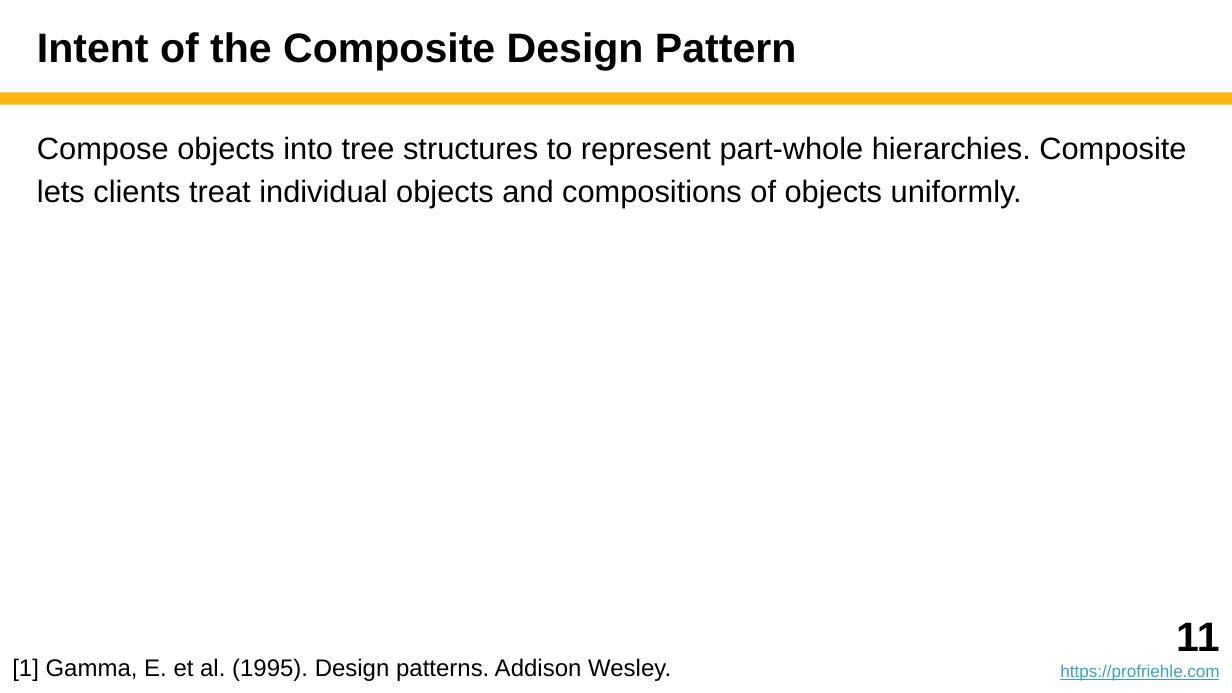
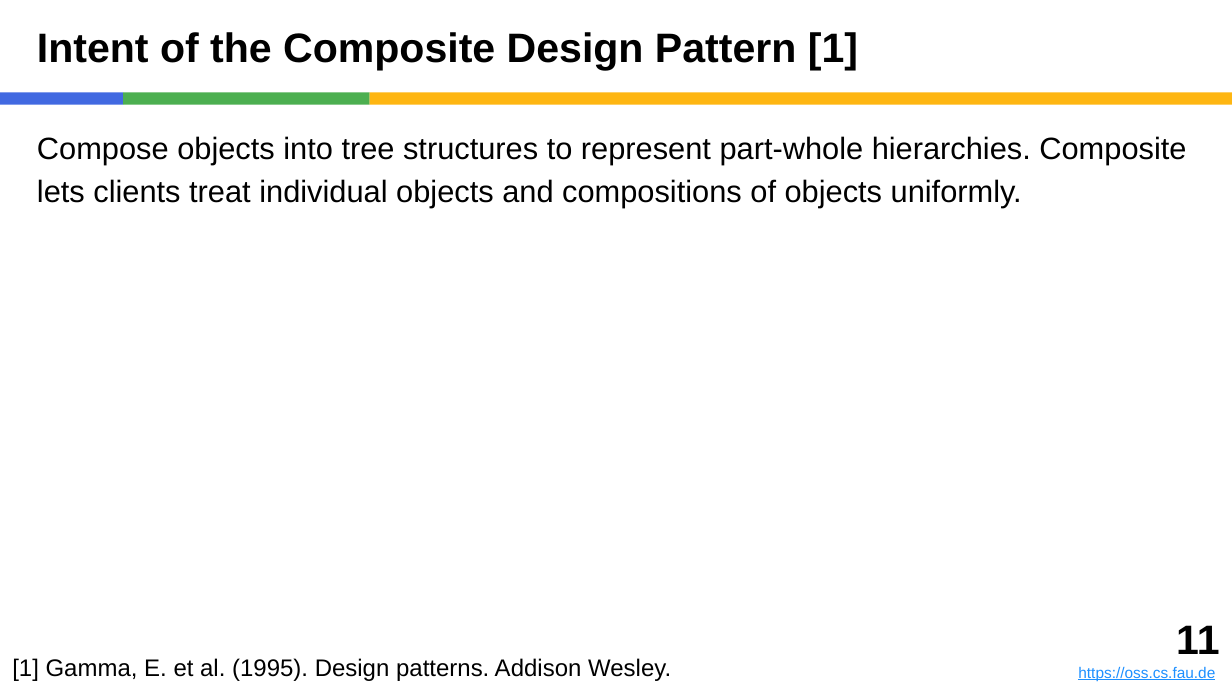
Before and after one commit to dirkriehle/adap-course, a slide deck: slide 11 of Lecture slides/ADAP D01 - Design Patterns.pptx. Drawn at 1232x693 pixels with LibreOffice and Linux fonts; fonts in the diff are those of the drawing. Boxes give left, top, right and bottom in pixels: in the first picture for what was removed or moved away, otherwise in the second. Text is boxed around its words. In the diff, an @@ line names an element or a change of style, - is before the commit and + after.

Commit message:
After programming section, preparing for design section

```diff
--- a/Lecture slides/ADAP D01 - Design Patterns.pptx
+++ b/Lecture slides/ADAP D01 - Design Patterns.pptx
@@ title at (37, 32, 858, 70): text changed @@
-Intent of the Composite Design Pattern
+Intent of the Composite Design Pattern [1]
@@ rectangle added at (0, 92, 123, 105), fill #4169E1 @@
@@ rectangle added at (123, 92, 370, 105), fill #4CAF50 @@
@@ rectangle: place and size @@
-rectangle at (0, 92, 1232, 105)
+rectangle at (370, 92, 1232, 105)
@@ text: place and size @@
-text at (1060, 622, 1219, 681)
+text at (1078, 625, 1219, 681)
@@ text at (1078, 667, 1215, 681): text changed; size 10 to 9 pt; text colour #34A3C5 to #1E90FF @@
-https://profriehle.com
+https://oss.cs.fau.de
```
Also in this commit, not shown: 41 other slides changed, 33 other files.
